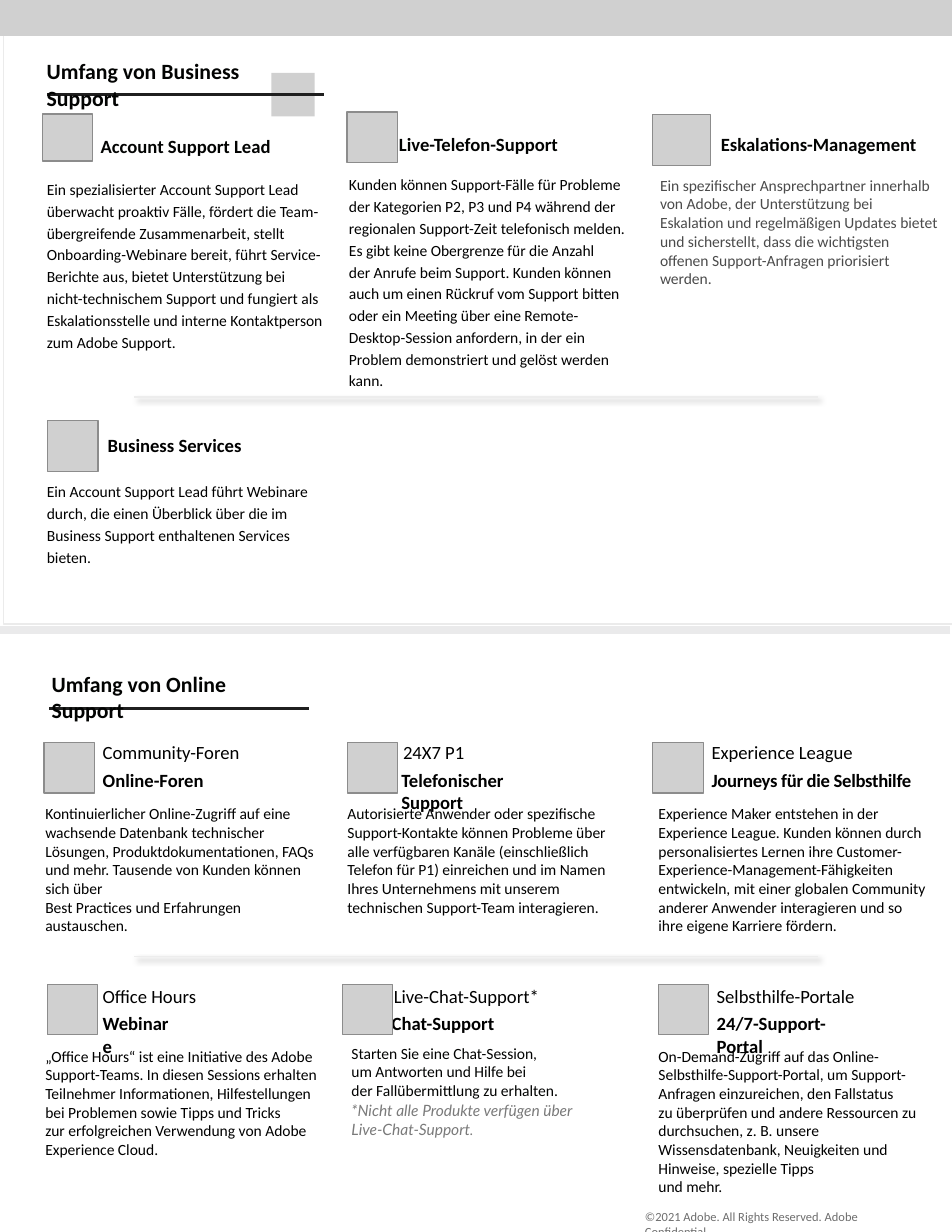
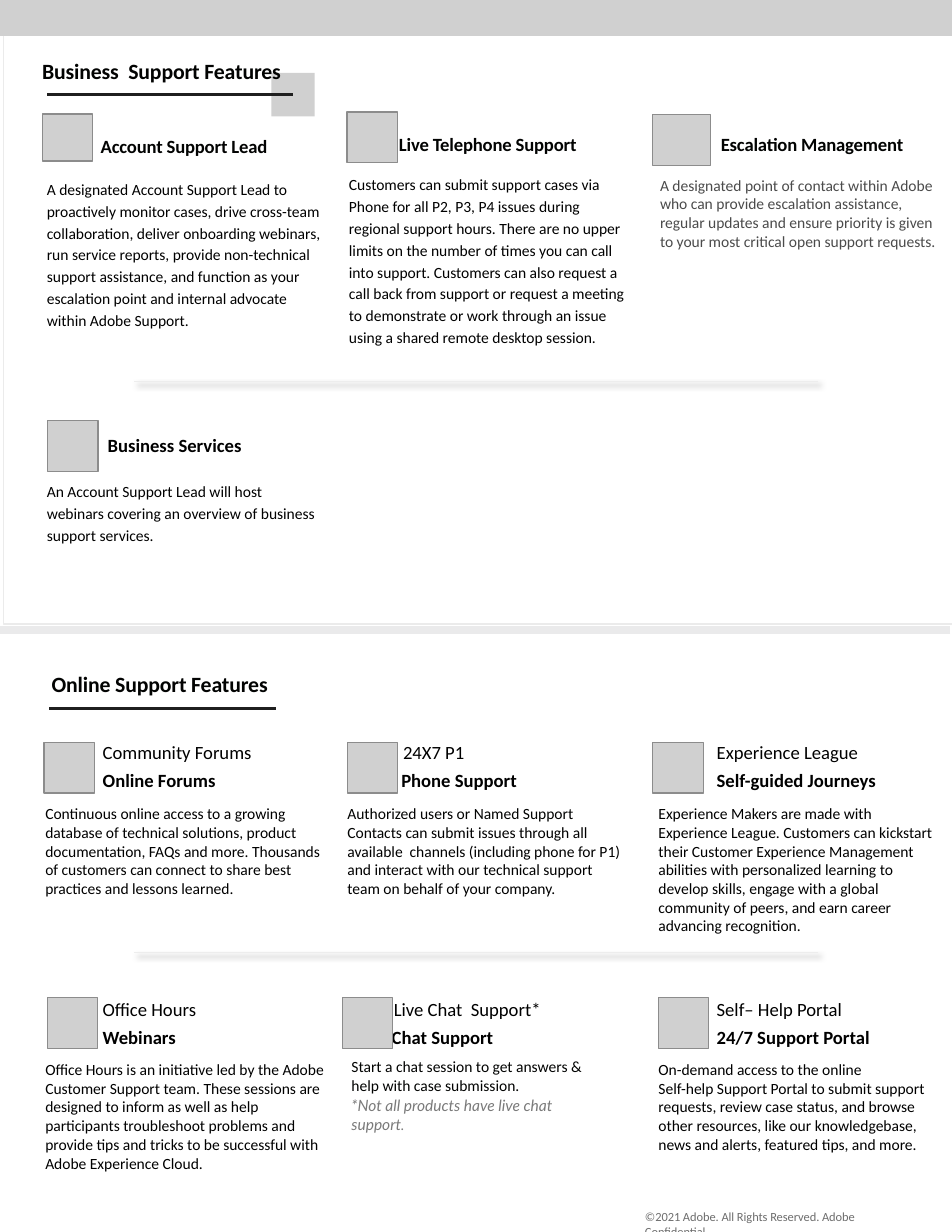
Before and after one commit to AdobeDocs/support-resources.de-DE, a slide deck: slide 2 of help/data-sheets/assets/BusinessSupportDatasheet.pptx. Drawn at 952x1232 pixels with LibreOffice and Linux fonts; fonts in the diff are those of the drawing; grey boxes stand for pictures; background and template pictures are left out. Boxes give left, top, right and bottom in pixels: in the first picture for what was removed or moved away, otherwise in the second. Text is boxed around its words. In the diff, an @@ line names an element or a change of style, - is before the commit and + after.

```diff
--- a/help/data-sheets/assets/BusinessSupportDatasheet.pptx
+++ b/help/data-sheets/assets/BusinessSupportDatasheet.pptx
@@ text at box(42, 63, 281, 86): text changed @@
-Umfang von Business Support
+Business Support Features
@@ freeform shape: place and size @@
-freeform shape at box(47, 95, 324, 101)
+freeform shape at box(47, 95, 293, 95)
@@ text "Account Support Lead" at box(101, 140, 267, 156): letter spacing 0 to -0.1 pt @@
@@ text at box(399, 138, 577, 154): text changed @@
-Live-Telefon-Support
+Live Telephone Support
@@ text at box(721, 138, 903, 154): text changed @@
-Eskalations-Management
+Escalation Management
@@ text at box(349, 179, 624, 346): text changed @@
-Kunden können Support-Fälle für Probleme der Kategorien P2, P3 und P4 während der regionalen Support-Zeit telefonisch melden. Es gibt keine Obergrenze für die Anzahl
-der Anrufe beim Support. Kunden können auch um einen Rückruf vom Support bitten
-oder ein Meeting über eine Remote-Desktop-Session anfordern, in der ein Problem demonstriert und gelöst werden kann.
+Customers can submit support cases via Phone for all P2, P3, P4 issues during regional support hours. There are no upper limits on the number of times you can call into support. Customers can also request a call back from support or request a meeting to demonstrate or work through an issue using a shared remote desktop session.
@@ text at box(47, 184, 320, 329): text changed @@
-Ein spezialisierter Account Support Lead überwacht proaktiv Fälle, fördert die Team-übergreifende Zusammenarbeit, stellt Onboarding-Webinare bereit, führt Service-Berichte aus, bietet Unterstützung bei
-nicht-technischem Support und fungiert als Eskalationsstelle und interne Kontaktperson zum Adobe Support.
+A designated Account Support Lead to proactively monitor cases, drive cross-team collaboration, deliver onboarding webinars, run service reports, provide non-technical support assistance, and function as your escalation point and internal advocate within Adobe Support.
@@ text at box(660, 180, 935, 250): text changed @@
-Ein spezifischer Ansprechpartner innerhalb von Adobe, der Unterstützung bei Eskalation und regelmäßigen Updates bietet und sicherstellt, dass die wichtigsten offenen Support-Anfragen priorisiert werden.
+A designated point of contact within Adobe who can provide escalation assistance, regular updates and ensure priority is given to your most critical open support requests.
@@ freeform shape: place and size @@
-freeform shape at box(135, 391, 818, 397)
+freeform shape at box(135, 376, 818, 381)
@@ text at box(47, 486, 315, 544): text changed @@
-Ein Account Support Lead führt Webinare durch, die einen Überblick über die im Business Support enthaltenen Services bieten.
+An Account Support Lead will host webinars covering an overview of business support services.
@@ text at box(52, 676, 268, 696): text changed @@
-Umfang von Online Support
+Online Support Features
@@ freeform shape: place and size @@
-freeform shape at box(49, 709, 309, 716)
+freeform shape at box(49, 709, 276, 715)
@@ text at box(103, 746, 252, 762): text changed @@
-Community-Foren
+Community Forums
@@ text "Experience League": place and size @@
-text "Experience League" at box(712, 746, 853, 762)
+text "Experience League" at box(717, 746, 858, 763)
@@ text at box(103, 774, 216, 787): text changed @@
-Online-Foren
+Online Forums
@@ text at box(401, 774, 517, 790): text changed @@
-Telefonischer Support
+Phone Support
@@ text at box(717, 774, 876, 790): text changed @@
-Journeys für die Selbsthilfe
+Self-guided Journeys
@@ text at box(45, 808, 320, 897): text changed @@
-Kontinuierlicher Online-Zugriff auf eine wachsende Datenbank technischer Lösungen, Produktdokumentationen, FAQs und mehr. Tausende von Kunden können sich über
-Best Practices und Erfahrungen austauschen.
+Continuous online access to a growing database of technical solutions, product documentation, FAQs and more. Thousands of customers can connect to share best practices and lessons learned.
@@ text at box(347, 808, 620, 897): text changed @@
-Autorisierte Anwender oder spezifische Support-Kontakte können Probleme über
-alle verfügbaren Kanäle (einschließlich
-Telefon für P1) einreichen und im Namen Ihres Unternehmens mit unserem technischen Support-Team interagieren.
+Authorized users or Named Support Contacts can submit issues through all available channels (including phone for P1) and interact with our technical support team on behalf of your company.
@@ text at box(658, 808, 932, 916): text changed @@
-Experience Maker entstehen in der
-Experience League. Kunden können durch personalisiertes Lernen ihre Customer-Experience-Management-Fähigkeiten entwickeln, mit einer globalen Community anderer Anwender interagieren und so
-ihre eigene Karriere fördern.
+Experience Makers are made with Experience League. Customers can kickstart their Customer Experience Management abilities with personalized learning to develop skills, engage with a global community of peers, and earn career advancing recognition.
@@ freeform shape: place and size @@
-freeform shape at box(135, 951, 818, 957)
+freeform shape at box(135, 947, 818, 953)
@@ 3 pictures, 1 text: place and size @@
-3 pictures, 1 text at box(47, 984, 709, 1035)
+3 pictures, 1 text at box(47, 998, 709, 1048)
@@ text at box(394, 1003, 541, 1019): text changed @@
-Live-Chat-Support*
+Live Chat Support*
@@ text at box(717, 1003, 842, 1019): text changed @@
-Selbsthilfe-Portale
+Self– Help Portal
@@ text at box(103, 1031, 176, 1044): text changed @@
-Webinare
+Webinars
@@ text at box(392, 1029, 493, 1049): text changed @@
-Chat-Support
+Chat Support
@@ text at box(717, 1031, 869, 1047): text changed @@
-24/7-Support-Portal
+24/7 Support Portal
@@ text at box(45, 1064, 324, 1172): text changed @@
-„Office Hours“ ist eine Initiative des Adobe Support-Teams. In diesen Sessions erhalten Teilnehmer Informationen, Hilfestellungen
-bei Problemen sowie Tipps und Tricks
-zur erfolgreichen Verwendung von Adobe Experience Cloud.
+Office Hours is an initiative led by the Adobe Customer Support team. These sessions are designed to inform as well as help participants troubleshoot problems and provide tips and tricks to be successful with Adobe Experience Cloud.
@@ text at box(351, 1061, 567, 1133): text changed @@
-Starten Sie eine Chat-Session,
-um Antworten und Hilfe bei
-der Fallübermittlung zu erhalten.
-*Nicht alle Produkte verfügen über
-Live-Chat-Support.
+Start a chat session to get answers & help with case submission.
+*Not all products have live chat support.
@@ text at box(658, 1064, 924, 1153): text changed @@
-On-Demand-Zugriff auf das Online-
-Selbsthilfe-Support-Portal, um Support-Anfragen einzureichen, den Fallstatus
-zu überprüfen und andere Ressourcen zu durchsuchen, z. B. unsere Wissensdatenbank, Neuigkeiten und Hinweise, spezielle Tipps
-und mehr.
+On-demand access to the online
+Self-help Support Portal to submit support requests, review case status, and browse other resources, like our knowledgebase, news and alerts, featured tips, and more.
@@ text "©2021 Adobe. All Rights Reserved. ..." at box(645, 1212, 855, 1223): letter spacing 0 to -0.1 pt @@
```
Also in this commit, not shown: 2 other slides changed, 1 other file.
